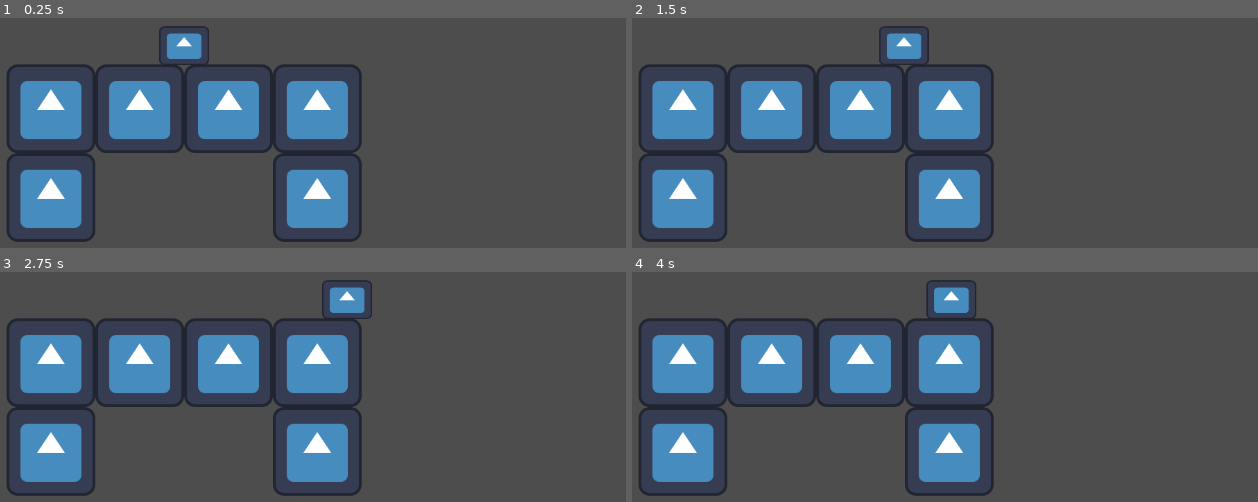
Above: before the commit, frames 1-4 (two rows, left to right).
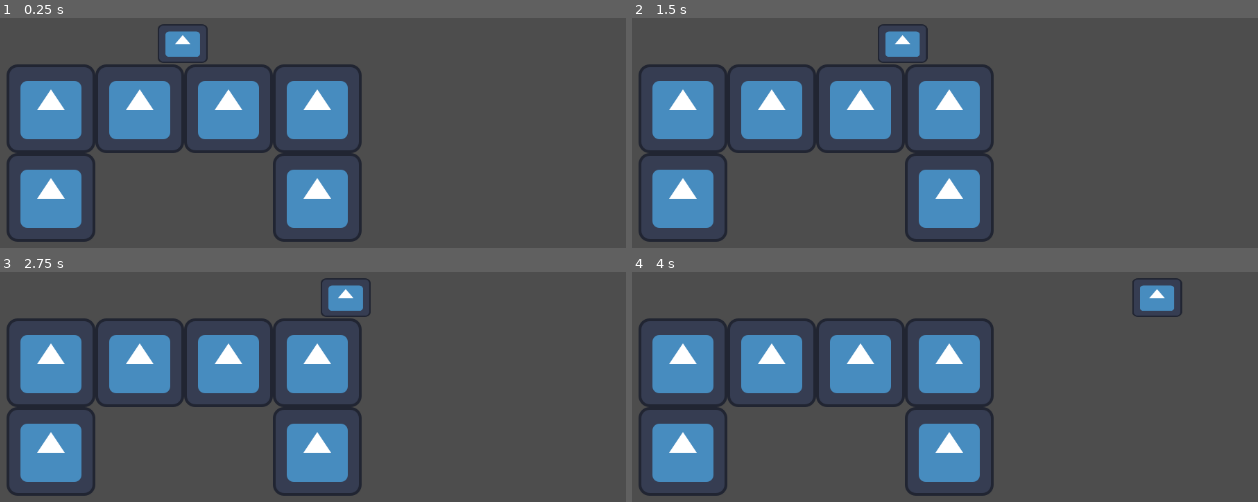
Above: after the commit, the same moments.

Repository: nere-eren/juego-gato
Game: Godot game, scene res://levels/prueba.tscn
Same seed, same stepped clock (60 frames per second), same inputs: the game is played once before the commit and once after it. The project has no main scene, so this scene is started directly. The engine's default icon, where the game draws it, is replaced by a stand-in: a white triangle on a blue panel in a dark square.
Inputs:
- Up to frame 1 (0.25 s): no input
- Up to frame 2 (1.5 s): tap Enter (ui_accept) at 0.5, 1.35 s; hold D (right) 0.53-1.28 s; hold Enter (ui_accept) 0.53-1.28 s; hold S (down) from 1.28 s (still down)
- Up to frame 3 (2.75 s): tap Enter (ui_accept) at 1.52, 1.82, 2 s; release S (down) at 2.03 s; hold D (right) from 2.03 s (still down); hold Enter (ui_accept) from 2.03 s (still down)
- Up to frame 4 (4 s): release D (right) at 2.78 s; release Enter (ui_accept) at 2.78 s; hold W (up) 2.78-3.53 s; tap Enter (ui_accept) at 2.85, 3.02, 3.32 s; hold A (left) from 3.53 s (still down); hold Enter (ui_accept) from 3.53 s (still down)

The runs differ from the first frame. In frame 1, 0.5% of the frame differs, in the area x 25-34%, y 2-21%; in frame 2, 0.5%; in frame 3, 0.5%; in frame 4, 1.6%, in the area x 46-88%, y 2-20%.

Commit message:
separarlo en handlers 1

Diff:
--- a/characters/cat/cat.gd
+++ b/characters/cat/cat.gd
@@ -10,7 +10,9 @@
 	var dir_x = Input.get_axis("left","right")
 	var dir_y = Input.get_axis("up","down")
 
-	degrees_move(treat_vector(dir_x, dir_y), delta)
+	var dir: Vector2 = Input.get_vector("left","right","up", "down")
+
+	degrees_move(input_handle(dir), delta)
 
 	#if (rotation_degrees == 0):
 		#if($Rays/RayCast2DMiddle.is_colliding()):
@@ -33,13 +35,39 @@
 				#velocity.x = move_toward(dir_x * velocity.x,0, aceleration * delta)
 	move_and_slide()
 
-func treat_vector(dir_x, dir_y):
-	var vector: Vector2
-	if (sin(rotation_degrees) == 0 ):
-		vector = Vector2(dir_x, 0)
-	if(cos(rotation_degrees)==0):
-		vector = Vector2(0, dir_y)
-	return vector
+#func _input(event):
+	#if event.is_action_pressed("ui_accept"):
+		#rotate(1.5708)
+
+#func treat_vector(dir_x, dir_y):
+	#var vector: Vector2
+	#if (sin(rotation_degrees) == 0 ):
+		#vector = Vector2(dir_x, 0)
+	#if(cos(rotation_degrees)==0):
+		#vector = Vector2(0, dir_y)
+	#return vector
+
+func rotate_cat():
+	rotate(1.5708)
+
+func input_handle(dir: Vector2) -> Vector2:
+	if (sin(rotation_degrees) == 0):
+		if ($Rays/RayCast2DLeft.is_colliding() || $Rays/RayCast2DRight.is_colliding()
+		|| !$Rays/RayCast2DLeftDown.is_colliding() || !$Rays/RayCast2DRightDown.is_colliding()):
+			if (dir.y != 0):
+				rotate_cat()
+			return dir
+		else:
+			return dir * Vector2(1,0)
+	else:
+		if ($Rays/RayCast2DLeft.is_colliding() || $Rays/RayCast2DRight.is_colliding()
+		|| !$Rays/RayCast2DLeftDown.is_colliding() || !$Rays/RayCast2DRightDown.is_colliding()):
+			if (dir.x != 0):
+				rotate_cat()
+			return dir
+		else:
+			return dir * Vector2(0,1)
+
 
 func move(direction: Vector2, condition, delta):
 	if(condition):
@@ -50,7 +78,7 @@
 
 func raycast_move(direction: Vector2, dir_if_only_left_ray: Vector2, dir_if_only_right_ray: Vector2, delta):
 	if($Rays/RayCast2DMiddle.is_colliding()):
-			move(direction,(direction != Vector2.ZERO), delta)
+		move(direction,(direction != Vector2.ZERO), delta)
 	elif($Rays/RayCast2DLeftDown.is_colliding()):
 			move(direction,(direction == dir_if_only_left_ray), delta)
 	elif($Rays/RayCast2DRightDown.is_colliding()):
--- /dev/null
+++ b/characters/cat/movement/directon_handler.gd
@@ -0,0 +1,16 @@
+extends Node
+
+var cat = "res://characters/cat/cat.tscn"
+
+func degrees_move(direction: Vector2, delta):
+	if(sin(cat.rotation_degrees)==0 && cos(cat.rotation_degrees)==1):
+		raycast_move(direction, Vector2(-1,0), Vector2(1,0), delta)
+
+	if(sin(cat.rotation_degrees)==1 && cos(cat.rotation_degrees)==0):
+		raycast_move(direction, Vector2(0,-1), Vector2(0,1), delta)
+
+	if(sin(cat.rotation_degrees)==0 && cos(cat.rotation_degrees)==-1):
+		raycast_move(direction, Vector2(1,0), Vector2(-1,0), delta)
+
+	if(sin(cat.rotation_degrees)==-1 && cos(cat.rotation_degrees)==0):
+		raycast_move(direction, Vector2(0,1), Vector2(0,-1), delta)
--- /dev/null
+++ b/characters/cat/movement/input_handler.gd
@@ -0,0 +1,22 @@
+class_name InputHandler extends Node
+
+var cat = "res://characters/cat/cat.tscn"
+var next =
+
+func handle_input(dir: Vector2) -> Vector2:
+	if (sin(cat.rotation_degrees) == 0):
+		if ($Rays/RayCast2DLeft.is_colliding() || $Rays/RayCast2DRight.is_colliding()
+		|| !$Rays/RayCast2DLeftDown.is_colliding() || !$Rays/RayCast2DRightDown.is_colliding()):
+			if (dir.y != 0):
+				cat.rotate_cat()
+			return dir
+		else:
+			return dir * Vector2(1,0)
+	else:
+		if ($Rays/RayCast2DLeft.is_colliding() || $Rays/RayCast2DRight.is_colliding()
+		|| !$Rays/RayCast2DLeftDown.is_colliding() || !$Rays/RayCast2DRightDown.is_colliding()):
+			if (dir.x != 0):
+				cat.rotate_cat()
+			return dir
+		else:
+			return dir * Vector2(0,1)
--- a/levels/prueba.tscn
+++ b/levels/prueba.tscn
@@ -10,7 +10,7 @@
 tile_set = ExtResource("1_xegbs")
 
 [node name="Cat" parent="." instance=ExtResource("2_uegfd")]
-position = Vector2(512, 256)
+position = Vector2(510, 253)
 max_speed = 200
 aceleration = 600
 friction = 2000
Not shown, added: characters/cat/movement/directon_handler.gd.uid
Not shown, added: characters/cat/movement/input_handler.gd.uid
